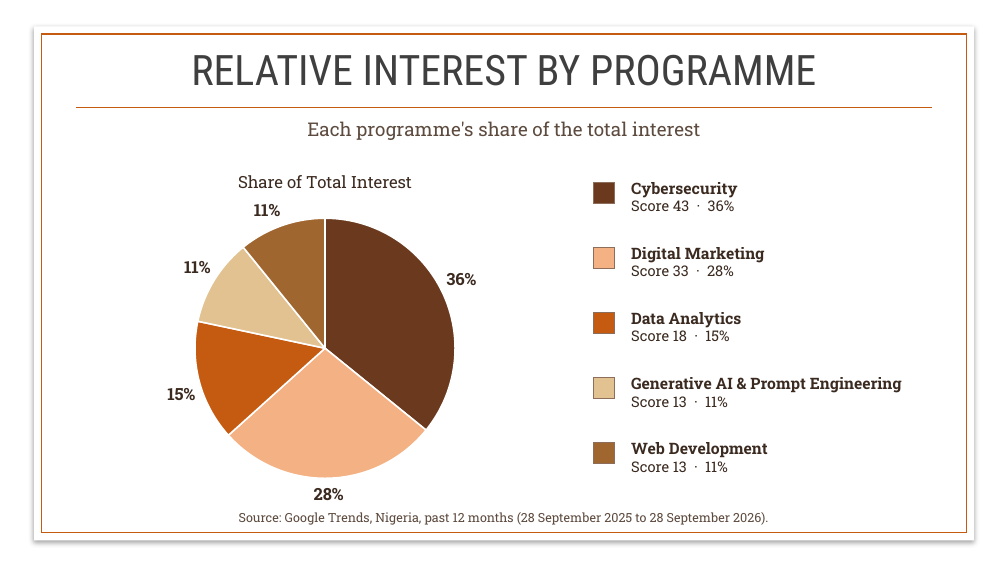
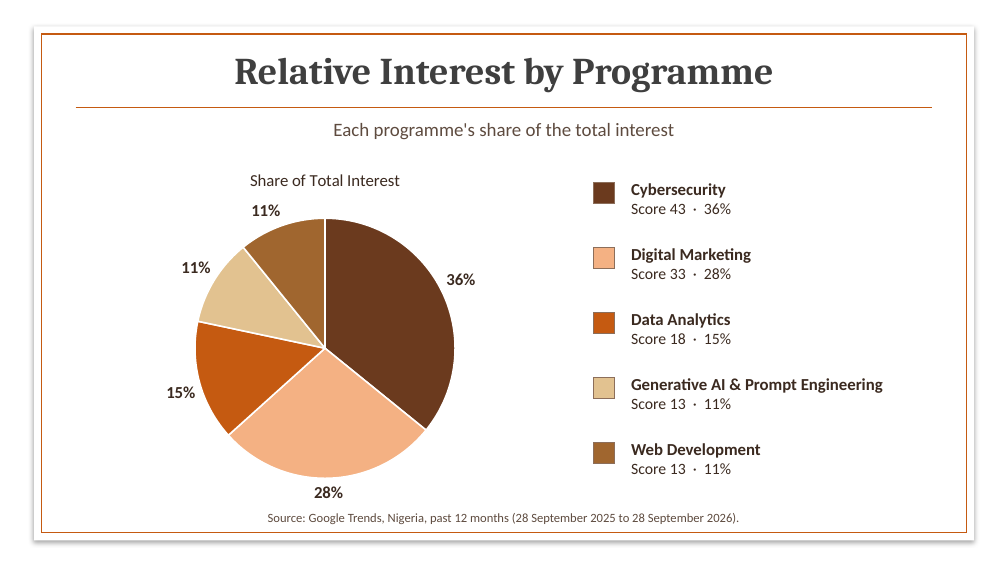
Before and after one commit to BadboyVee/BlackHoleeee, a slide deck: slide 3 of assignment/Relative_Interest_Pie_Chart_PZ.pptx. Drawn at 1008x567 pixels with LibreOffice and Linux fonts; fonts in the diff are those of the drawing; background and template pictures are left out. Boxes give left, top, right and bottom in pixels: in the first picture for what was removed or moved away, otherwise in the second. Text is boxed around its words. In the diff, an @@ line names an element or a change of style, - is before the commit and + after.

```diff
--- a/assignment/Relative_Interest_Pie_Chart_PZ.pptx
+++ b/assignment/Relative_Interest_Pie_Chart_PZ.pptx
@@ title at (x1=234, y1=58, x2=773, y2=92): text changed; size 40 to 36 pt; font Roboto Condensed to Cambria; bold on @@
-RELATIVE INTEREST BY PROGRAMME
+Relative Interest by Programme
@@ text "Each programme's share of the ..." at (x1=333, y1=123, x2=674, y2=139): font Roboto Slab to Calibri @@
@@ pie chart at (x1=76, y1=155, x2=575, y2=507) @@
@@ data labels of Series 1 changed @@
@@ lettering changed @@
@@ text "Cybersecurity" at (x1=631, y1=183, x2=731, y2=214): size 15 to 16 pt in "Cybersecurity"; font Roboto Slab to Calibri; size 14 to 15 pt in "Score 43 · 36%" @@
@@ text "Digital Marketing" at (x1=631, y1=248, x2=752, y2=279): size 15 to 16 pt in "Digital Marketing"; font Roboto Slab to Calibri; size 14 to 15 pt in "Score 33 · 28%" @@
@@ text "Data Analytics" at (x1=631, y1=313, x2=731, y2=344): size 15 to 16 pt in "Data Analytics"; font Roboto Slab to Calibri; size 14 to 15 pt in "Score 18 · 15%" @@
@@ text "Generative AI & Prompt Engineering" at (x1=631, y1=378, x2=883, y2=409): size 15 to 16 pt in "Generative AI & Prompt Engineering"; font Roboto Slab to Calibri; size 14 to 15 pt in "Score 13 · 11%" @@
@@ text "Web Development" at (x1=631, y1=443, x2=761, y2=474): size 15 to 16 pt in "Web Development"; font Roboto Slab to Calibri; size 14 to 15 pt in "Score 13 · 11%" @@
@@ text "Source: Google Trends, Nigeria, past ..." at (x1=268, y1=513, x2=739, y2=524): font Roboto Slab to Calibri @@
```
Also in this commit, not shown: 4 other slides changed, 7 other files.
